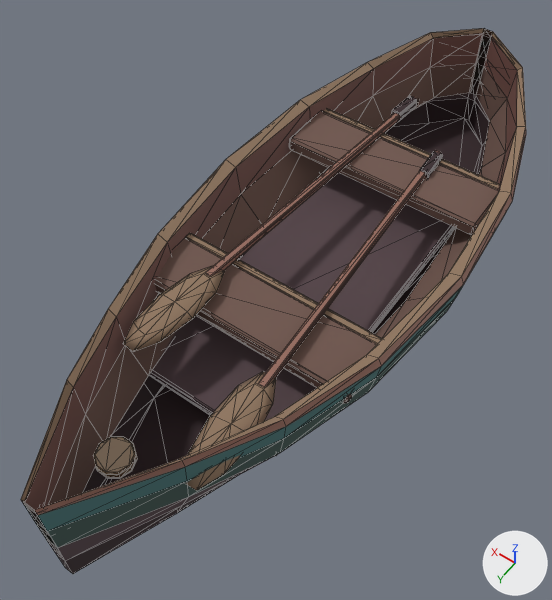
Renders of the glTF model assets/models/harbor/rowboat.glb from each side of a commit.
Before and after are seen from a 50 mm lens placed at (-0.727, 1.201, 1.822), pointed at (0.034, 0.136, 0.148). Arrows for +X, +Y and +Z are at lower right; the lights stay in place. The older version comes first. Mesh edges are drawn as thin lines. Vertices at exactly the same position are counted once.

The first picture shows 'rowboat'.
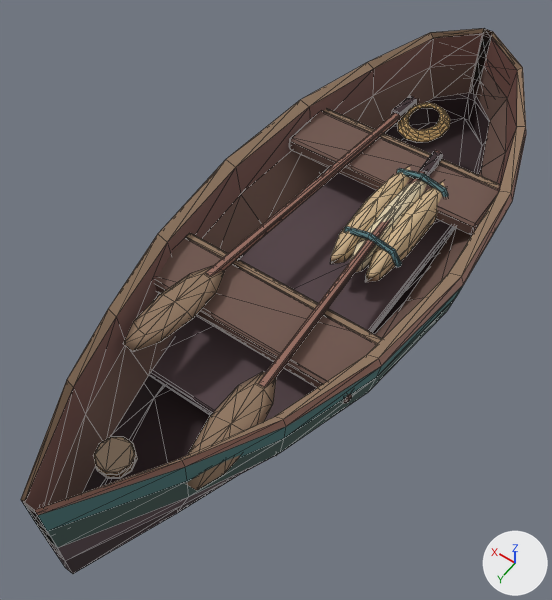
Commit message: Update rowboat model [skip ci]

Pixel boxes [x1, y1, x2, y2] of what changed, in the pictures (552 x 600 px):
part 1 of me_rowboat, added (beige)
    after: [365, 181, 445, 282]
part 2 of me_rowboat, added (beige)
    after: [330, 167, 411, 264]
part 3 of me_rowboat, added (beige)
    after: [349, 180, 427, 272]
part 4 of me_rowboat, added
    after: [397, 108, 450, 142]
part 5 of me_rowboat, added
    after: [400, 105, 448, 138]
part 6 of me_rowboat, added (orange)
    after: [403, 103, 445, 134]
part 7 of me_rowboat, added
    after: [397, 168, 448, 197]
part 8 of me_rowboat, added (cyan)
    after: [344, 226, 402, 267]

Edits to the bpy script that builds the scene:
```text
Add mat_lake:
    mat_lake = principled_material('lake')
    mat_lake.base_color = (0.0976, 0.212, 0.235)  # cyan #587f85
    mat_lake.roughness = 0.86
Add mat_linen:
    mat_linen = principled_material('linen')
    mat_linen.base_color = (0.716, 0.604, 0.407)  # beige #dcccab
    mat_linen.roughness = 0.86
Add mat_straw:
    mat_straw = principled_material('straw')
    mat_straw.base_color = (0.584, 0.371, 0.15)  # orange #c9a46c
    mat_straw.roughness = 0.86
Add mat_canvas:
    mat_canvas = principled_material('canvas')
    mat_canvas.base_color = (0.624, 0.451, 0.258)  # beige #cfb38b
    mat_canvas.roughness = 0.86
Change me_rowboat:
    used by ob_rowboat; location = (0.0, 0.0, 0.0)
    remove me_rowboat.from_pydata(...)  # 482 vertices, 896 faces; spans x -0.39..0.39, y -1.0..1.0, z 0.0..0.44
    add me_rowboat.from_pydata(...)  # 792 vertices, 1496 faces; spans x -0.39..0.39, y -1.0..1.0, z 0.0..0.44
    me_rowboat part 1: a new loose piece, a UV sphere (9 segments, 5 rings, poles along z) spanning x -0.203..-0.124, y -0.469..-0.011, z 0.177..0.291, in mat_canvas (beige #cfb38b)
    me_rowboat part 2: a new loose piece, a UV sphere (9 segments, 5 rings, poles along z) spanning x -0.091..-0.012, y -0.469..-0.011, z 0.177..0.291, in mat_canvas (beige #cfb38b)
    me_rowboat part 3: a new loose piece, a UV sphere (9 segments, 5 rings, poles along z) spanning x -0.147..-0.068, y -0.469..-0.011, z 0.177..0.291, in mat_linen (beige #dcccab)
    me_rowboat part 4: a new loose piece of 52 vertices spanning x -0.05..0.11, y -0.76..-0.56, z 0.24..0.25, in mat_straw (orange #c9a46c)
    me_rowboat part 5: a new loose piece of 52 vertices spanning x -0.05..0.1, y -0.75..-0.57, z 0.24..0.26, in mat_straw (orange #c9a46c)
    me_rowboat part 6: a new loose piece of 52 vertices spanning x -0.04..0.09, y -0.74..-0.58, z 0.25..0.27, in mat_straw (orange #c9a46c)
    me_rowboat part 7: a new loose piece of 20 vertices spanning x -0.22..-0.03, y -0.4..-0.38, z 0.23..0.3, in mat_lake (cyan #587f85)
    me_rowboat part 8: a new loose piece of 20 vertices spanning x -0.22..-0.03, y -0.11..-0.09, z 0.23..0.3, in mat_lake (cyan #587f85)
    add me_rowboat.materials.append(mat_straw)  # orange #c9a46c
    add me_rowboat.materials.append(mat_canvas)  # beige #cfb38b
    add me_rowboat.materials.append(mat_linen)  # beige #dcccab
    add me_rowboat.materials.append(mat_lake)  # cyan #587f85
```
